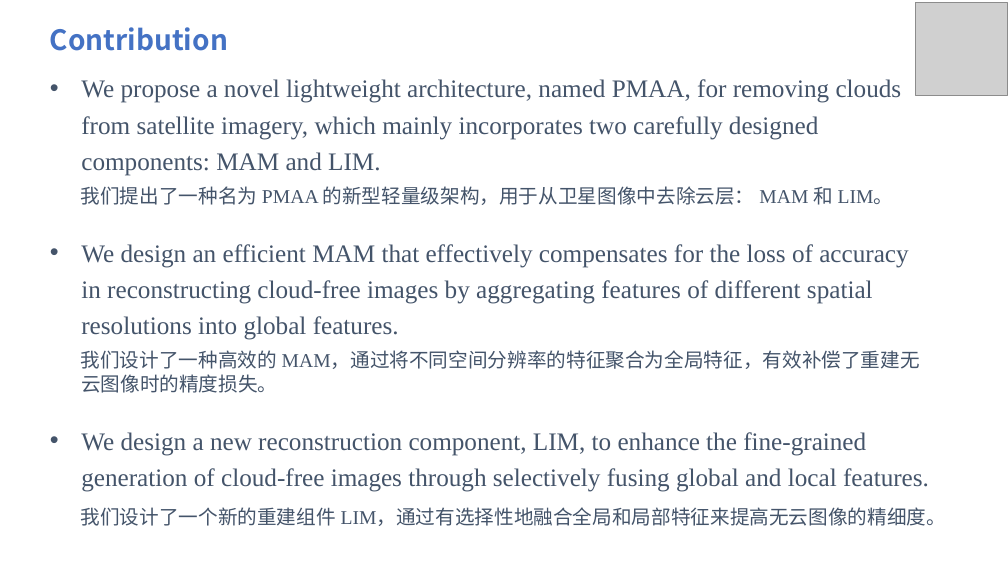
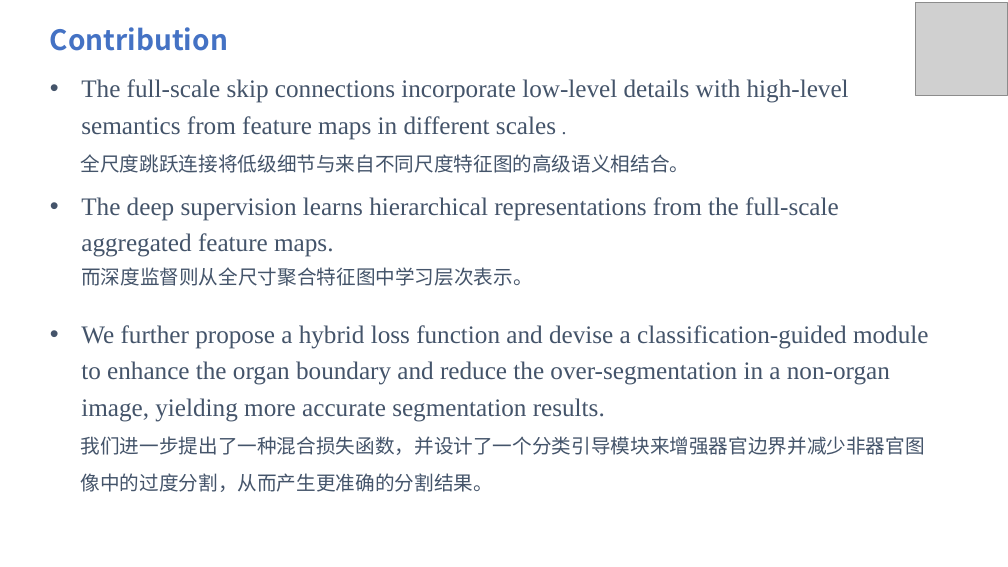
Before and after one commit to rooterShip/daily_note, a slide deck: slide 4 of academic_thesis/UNET 3+/徐淳2023-9-25 UNET 3+ A FULL-SCALE CONNECTED UNET FOR MEDICAL IMAGE SEGMENTATION.pptx. Drawn at 1008x567 pixels with LibreOffice and Linux fonts; fonts in the diff are those of the drawing; grey boxes stand for pictures. Boxes give left, top, right and bottom in pixels: in the first picture for what was removed or moved away, otherwise in the second. Text is boxed around its words. In the diff, an @@ line names an element or a change of style, - is before the commit and + after.

```diff
--- a/academic_thesis/UNET 3+/徐淳2023-9-25 UNET 3+ A FULL-SCALE CONNECTED UNET FOR MEDICAL IMAGE SEGMENTATION.pptx
+++ b/academic_thesis/UNET 3+/徐淳2023-9-25 UNET 3+ A FULL-SCALE CONNECTED UNET FOR MEDICAL IMAGE SEGMENTATION.pptx
@@ text at (81,79,928,492): text changed @@
-• We propose a novel lightweight architecture, named PMAA, for removing clouds from satellite imagery, which mainly incorporates two carefully designed components: MAM and LIM.
-我们提出了一种名为 PMAA 的新型轻量级架构，用于从卫星图像中去除云层： MAM 和 LIM。
-• We design an efficient MAM that effectively compensates for the loss of accuracy in reconstructing cloud-free images by aggregating features of different spatial resolutions into global features.
-我们设计了一种高效的 MAM，通过将不同空间分辨率的特征聚合为全局特征，有效补偿了重建无 云图像时的精度损失。
-• We design a new reconstruction component, LIM, to enhance the fine-grained generation of cloud-free images through selectively fusing global and local features.
-我们设计了一个新的重建组件 LIM，通过有选择性地融合全局和局部特征来提高无云图像的精细度。
+• The full-scale skip connections incorporate low-level details with high-level semantics from feature maps in different scales .
+全尺度跳跃连接将低级细节与来自不同尺度特征图的高级语义相结合。
+• The deep supervision learns hierarchical representations from the full-scale aggregated feature maps.
+而深度监督则从全尺寸聚合特征图中学习层次表示。
+• We further propose a hybrid loss function and devise a classification-guided module to enhance the organ boundary and reduce the over-segmentation in a non-organ image, yielding more accurate segmentation results.
+我们进一步提出了一种混合损失函数，并设计了一个分类引导模块来增强器官边界并减少非器官图
+像中的过度分割，从而产生更准确的分割结果。
```
Also in this commit, not shown: 9 other slides changed, 3 slides added, 7 slides removed.
